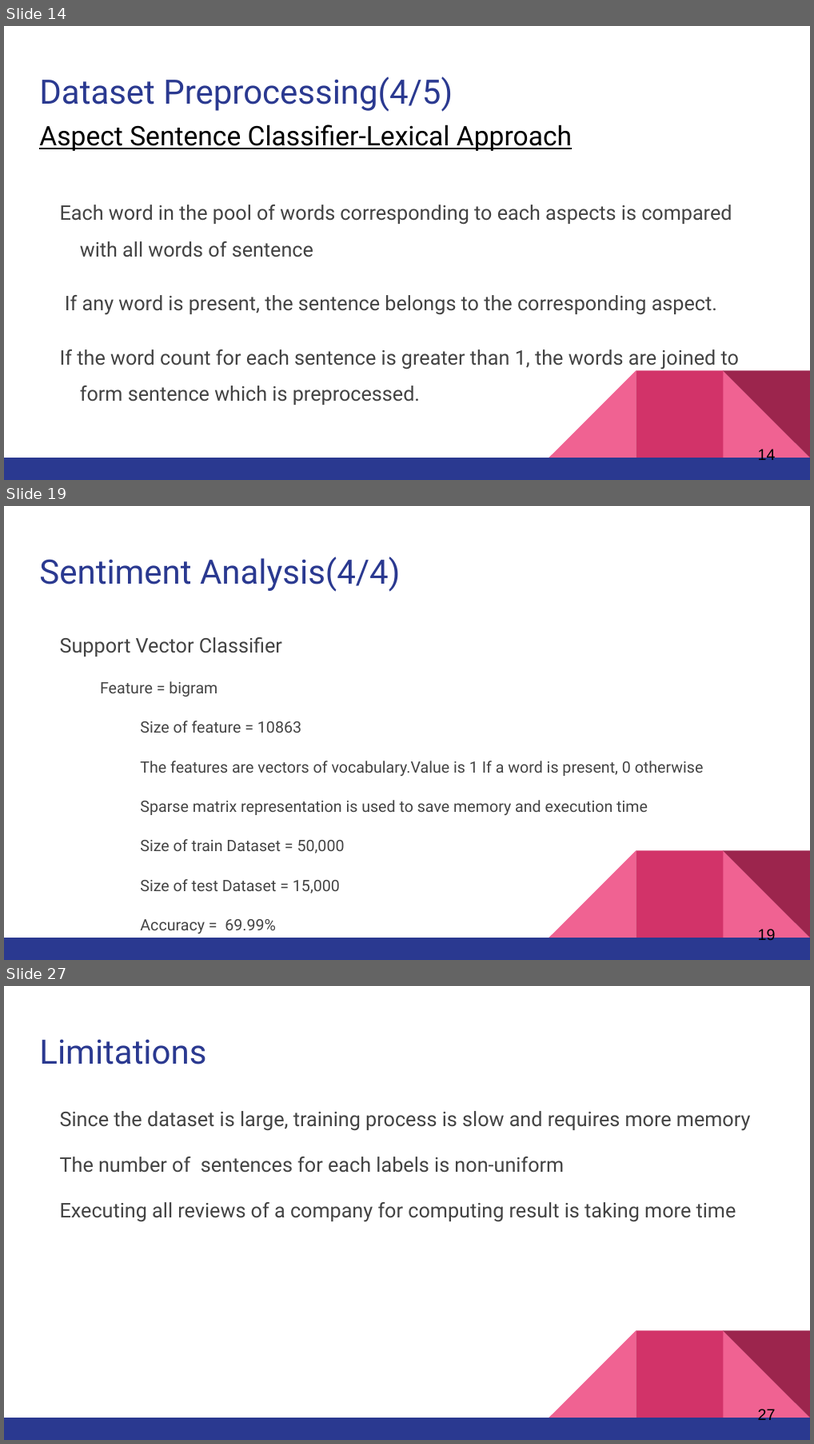
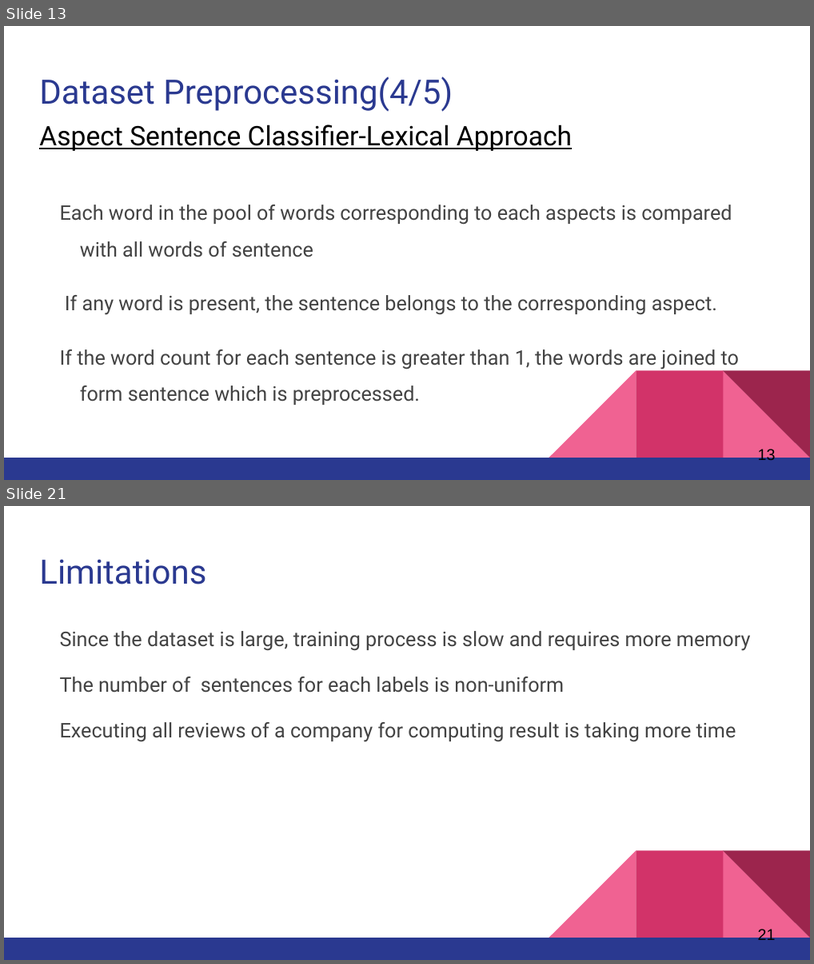
Before and after one commit to pranavshenoy/job_analysis, a slide deck: Presentation/final_presentation.pptx. Shown one above the other, each under a label of ours: slides 14, 19 and 27 before the commit, slides 13 and 21 after it; the slides between them are not shown. The pictures are 814x1444 and 814x964 pixels, drawn with LibreOffice and Linux fonts; fonts in the diff are those of the drawing. Boxes give left, top, right and bottom in pixels: in the first picture for what was removed or moved away, otherwise in the second. Text is boxed around its words. In the diff, an @@ line names an element or a change of style, - is before the commit and + after.

```diff
--- a/Presentation/final_presentation.pptx
+++ b/Presentation/final_presentation.pptx
@@ slide 19 removed at [4,506,810,960], background #FFFFFF; not listed: 5 template elements that a slide beside it also shows @@
@@ title removed at [39,556,400,592] @@
-Sentiment Analysis(4/4)
@@ text removed at [60,637,704,893] @@
-Support Vector Classifier
-  Feature = bigram
-    Size of feature = 10863
-    The features are vectors of vocabulary.Value is 1 If a word is present, 0 otherwise
-    Sparse matrix representation is used to save memory and execution time
-    Size of train Dataset = 50,000
-    Size of test Dataset = 15,000
-    Accuracy = 69.99%
@@ page number removed at [758,927,776,943] @@
-19
@@ what was slide 14 is now slide 13 @@
@@ page number at [758,447,776,463]: text changed @@
-14
+13
@@ what was slide 27 is now slide 21 @@
@@ page number at [758,927,776,943]: text changed @@
-27
+21
```
Also in this commit, not shown: 12 slides changed, 7 slides added, 7 other slides removed, 26 other files.
